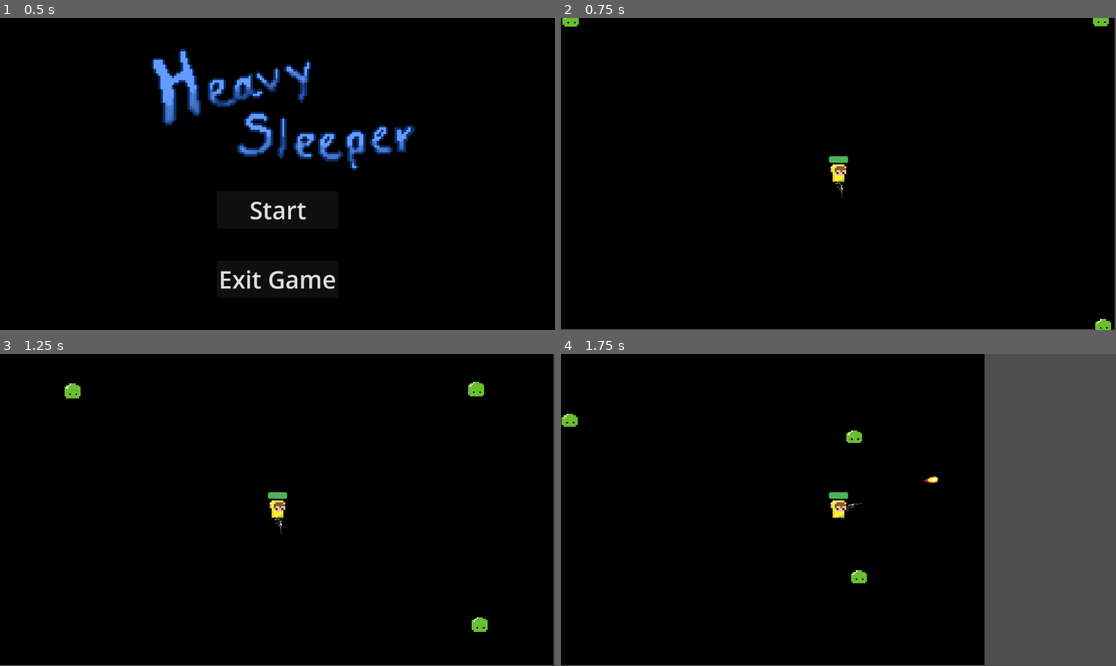
Above: before the commit, frames 1-4 (two rows, left to right).
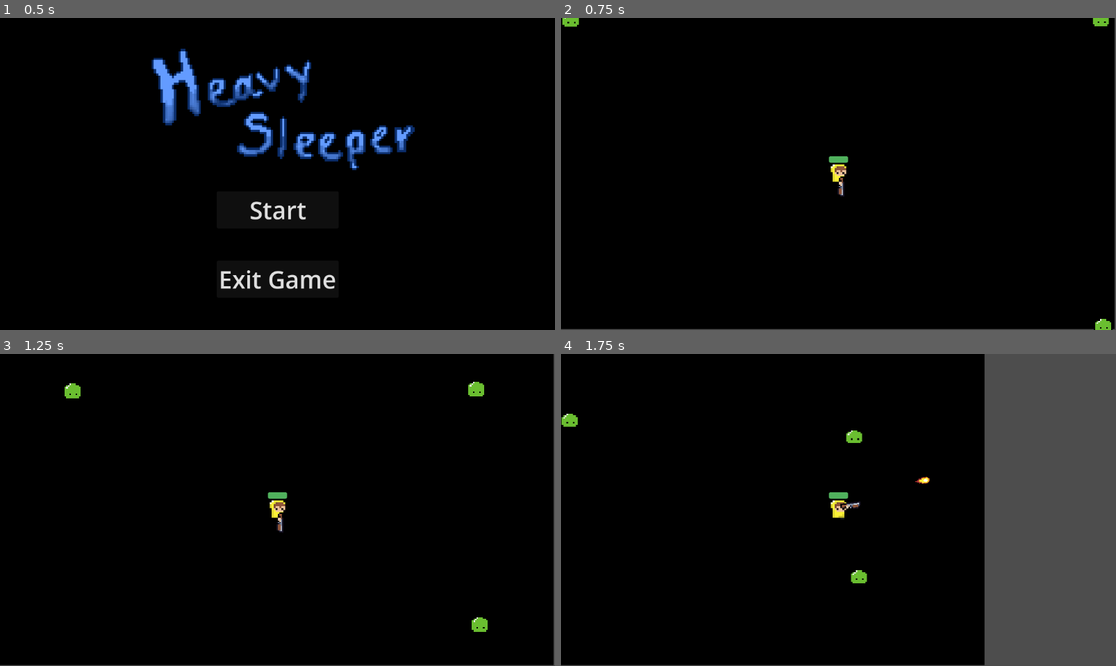
Above: after the commit, the same moments.

Repository: CodeWaffl3/GWJ71_HS_24
Game: Godot game, scene res://Scenes/main.tscn
The game is run twice, just before and just after one commit, with the same random seed, the same clock (stepped at 60 frames per second) and the same inputs.
Inputs (mouse positions are in pixels of both pictures, inside the frame that each line leads up to):
- Up to frame 1 (0.5 s): no input
- Up to frame 2 (0.75 s): click "Start" at 0.5 s
- Up to frame 3 (1.25 s): no input
- Up to frame 4 (1.75 s): move the mouse to (960, 494) at 1.27 s; hold D (move_right) from 1.28 s (still down); click (960, 494) at 1.35 s

Frame 1 is identical in both runs. In frame 2, less than 0.1% of the frame differs, in the area x 49-52%, y 50-58%; in frame 3, less than 0.1%; in frame 4, 0.1%, in the area x 50-68%, y 39-51%.

Commit message:
barra de vida se transfiere entre escenas, agregado sprite del arma

Diff:
--- a/Scenes/gun.tscn
+++ b/Scenes/gun.tscn
@@ -1,7 +1,7 @@
 [gd_scene load_steps=4 format=3 uid="uid://fd6wghrxrcyp"]
 
-[ext_resource type="Texture2D" uid="uid://c65mbo6uijxa8" path="res://Assets/pistol.png" id="1_j6m0p"]
 [ext_resource type="Script" path="res://Scripts/gun.gd" id="1_xpqja"]
+[ext_resource type="Texture2D" uid="uid://dkhpjt762anf1" path="res://Assets/Sprites/weapons.png" id="2_36miq"]
 
 [sub_resource type="CircleShape2D" id="CircleShape2D_ac42j"]
 radius = 776.078
@@ -18,11 +18,11 @@
 [node name="WeaponPivot" type="Marker2D" parent="."]
 
 [node name="Pistol" type="Sprite2D" parent="WeaponPivot"]
-position = Vector2(32, -1)
-scale = Vector2(0.015, 0.015)
-texture = ExtResource("1_j6m0p")
-flip_h = true
+position = Vector2(5, -11)
+scale = Vector2(2.81201, 2.81201)
+texture = ExtResource("2_36miq")
+vframes = 5
 
 [node name="ShootingPoint" type="Marker2D" parent="WeaponPivot/Pistol"]
 unique_name_in_owner = true
-position = Vector2(1200, -400)
+position = Vector2(9.60167, 1.06685)
--- a/Scenes/main.tscn
+++ b/Scenes/main.tscn
@@ -13,6 +13,7 @@
 point_count = 5
 
 [node name="Main" type="Node2D"]
+position = Vector2(6, 0)
 script = ExtResource("1_ibvw8")
 level_door_scene = ExtResource("2_t3gec")
 metadata/_edit_vertical_guides_ = [-336.0]
--- a/Scenes/player.tscn
+++ b/Scenes/player.tscn
@@ -46,7 +46,7 @@
 "speed": 5.0
 }]
 
-[node name="Player" type="CharacterBody2D"]
+[node name="Player" type="CharacterBody2D" groups=["players"]]
 collision_layer = 4
 collision_mask = 3
 script = ExtResource("1_83h1a")
--- a/Scripts/player.gd
+++ b/Scripts/player.gd
@@ -1,11 +1,12 @@
 extends CharacterBody2D
 
 @export var move_speed = 600
-@export var health = 100.0
+@export var health = SceneManager.player_health
 @export var damage_rate = 20.0
 signal health_depleted
 
 func _ready():
+	#health = SceneManager.player_health
 	$HealthBar.value = health
 
 func _physics_process(delta):
--- a/Scripts/scene_manager.gd
+++ b/Scripts/scene_manager.gd
@@ -4,6 +4,7 @@
 var safe_chance = 0.2
 var is_safe = false
 var safe_roll
+var player_health = 100.0
 
 func change_to_random_level():
 	if is_safe:
@@ -15,6 +16,8 @@
 	SEffectsManager.apply_special_effects.emit()
 
 func apply_safe_chance():
+	player_health = get_tree().get_nodes_in_group("players")[0].health
+	print(player_health)
 	safe_roll = randf()
 	if is_main_current_scene:
 		is_main_current_scene = false
Binary file added: Assets/Sprites/weapons.png
Not shown, added: Assets/Sprites/weapons.png.import
